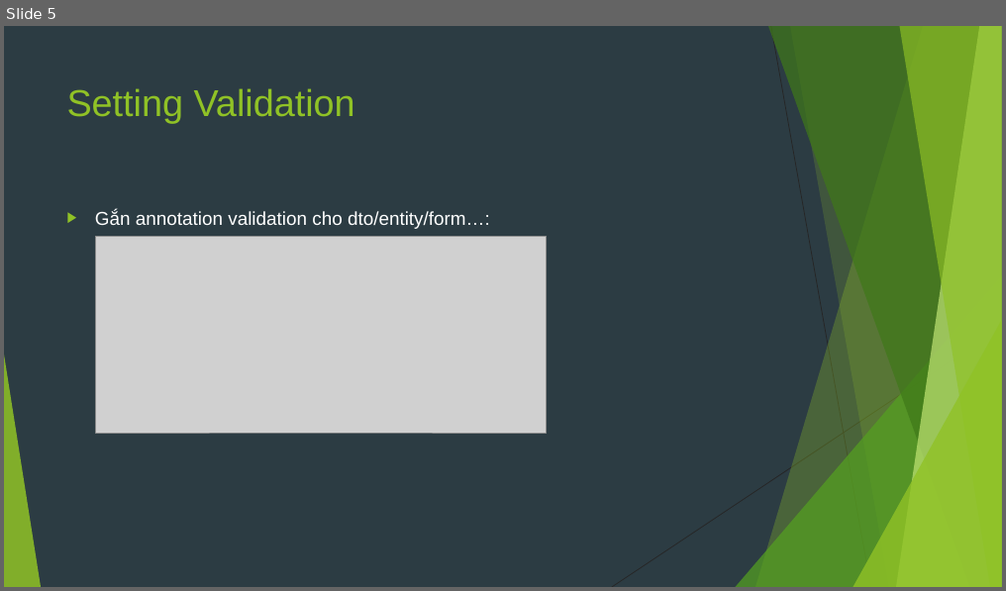
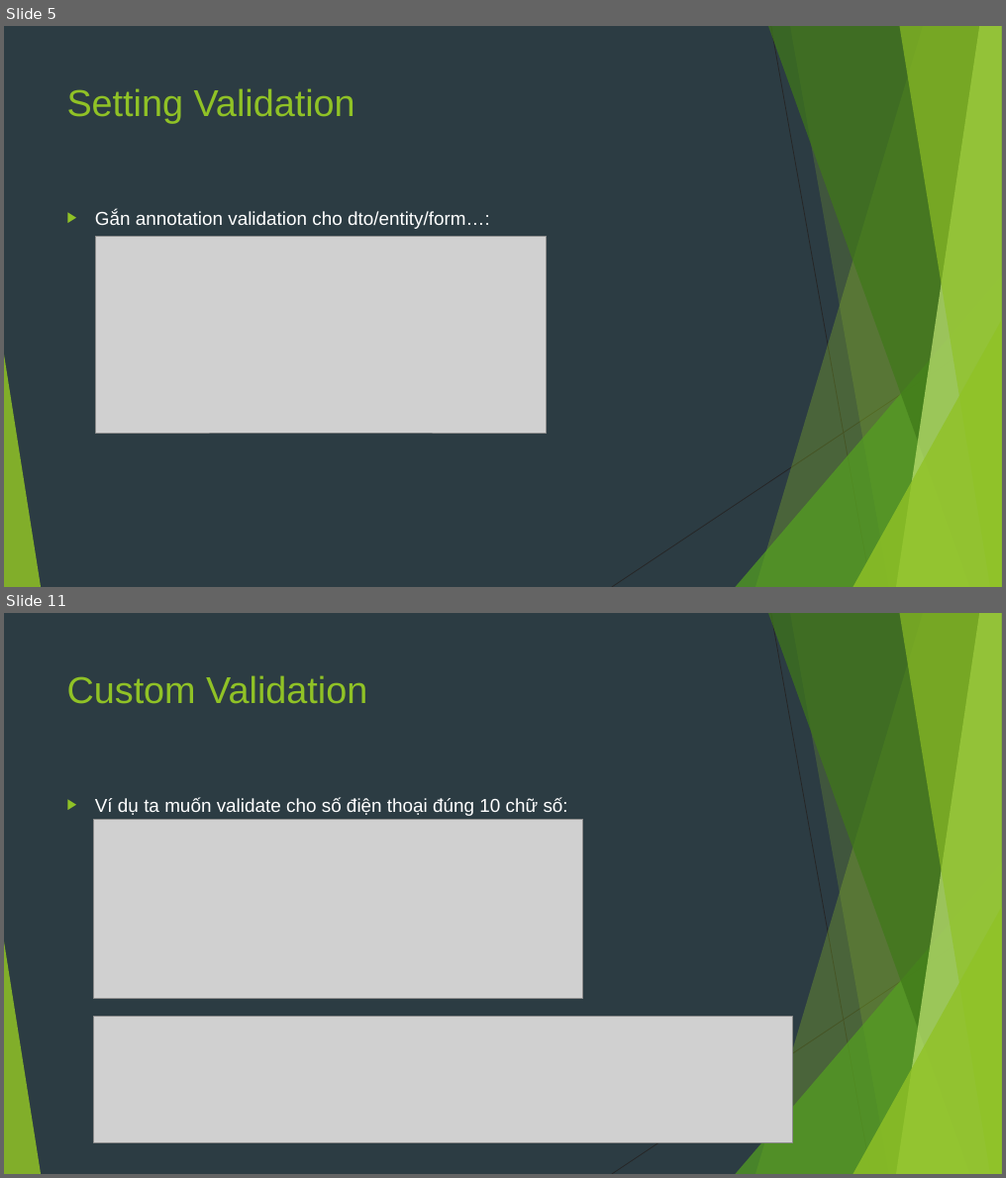
Before and after one commit to sobbingwind/SpringBoot, a slide deck: 08.Spring Validation.pptx. Shown one above the other, each under a label of ours: slide 5 before the commit, slides 5 and 11 after it; the slides between them are not shown. The pictures are 1006x591 and 1006x1178 pixels, drawn with LibreOffice and Linux fonts; fonts in the diff are those of the drawing; grey boxes stand for pictures. Boxes give left, top, right and bottom in pixels: in the first picture for what was removed or moved away, otherwise in the second. Text is boxed around its words. In the diff, an @@ line names an element or a change of style, - is before the commit and + after.

```diff
--- a/08.Spring Validation.pptx
+++ b/08.Spring Validation.pptx
@@ slide 11 added at (x1=4, y1=613, x2=1002, y2=1174), background #2C3C43; not listed: 10 template elements that a slide beside it also shows @@
@@ title added at (x1=67, y1=675, x2=367, y2=704), 36 pt, text #90C226 @@
+Custom Validation
@@ picture added at (x1=94, y1=820, x2=583, y2=998) @@
@@ text added at (x1=95, y1=797, x2=568, y2=816), 18 pt, text #FFFFFF @@
+▶ Ví dụ ta muốn validate cho số điện thoại đúng 10 chữ số:
@@ picture added at (x1=94, y1=1017, x2=792, y2=1143) @@
```
Also in this commit, not shown: 4 slides changed, 3 other slides added, 1 slide removed.
